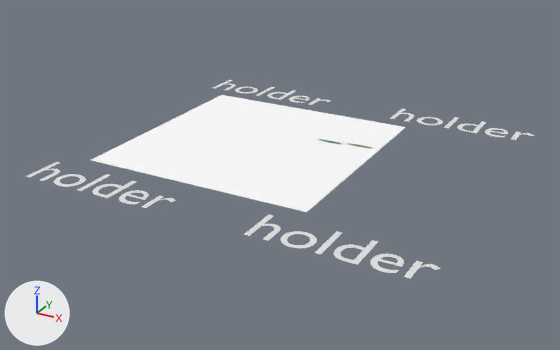
Renders of the Blender file cgs-oop/oop-blender-demo.blend from each side of a commit.
The view is the same before and after, from a 50 mm camera at (6.44, -10.86, 4.91) aimed at (0.45, 0.03, -0.53). The lights are fixed; the arrows at lower left show +X, +Y and +Z.

Objects in the first picture: 'Text', 'Text.001', 'Text.002', 'Text.003', 'culture_1', 'kernel'.
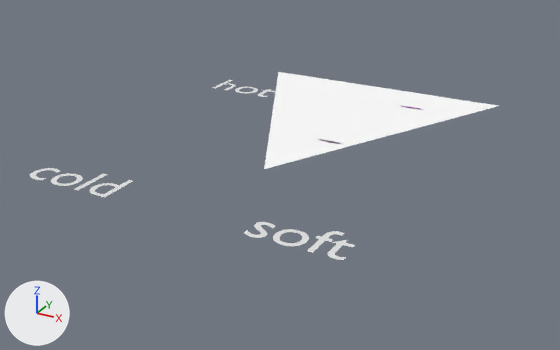
The newer file is also turned or shifted as a whole; pictures and numbers use the older file's frame.

Pixel boxes (x1, y1, x2, y2) of what changed, in the pictures (560 x 350 px):
'kernel', reshaped (25% narrower, 17% shorter): before (91, 95, 405, 212); after (264, 72, 498, 169)
'Text.002', text changed: before (244, 215, 440, 279); after (244, 222, 355, 260)
'Text.001', text changed: before (26, 162, 176, 208); after (30, 168, 133, 197)
'Text.003', deleted: before (390, 108, 534, 140)
'Text', text changed: before (213, 80, 330, 105); after (213, 80, 276, 97)
'culture_1', moved: before (348, 143, 373, 149); after (402, 106, 423, 110)

Diff of the bpy script that builds the scene:
```diff
--- a/cgs-oop/oop-blender-demo.blend.py
+++ b/cgs-oop/oop-blender-demo.blend.py
@@ me_kernelmesh @@
 me_kernelmesh.from_pydata(...)  # 4 vertices, 1 face; spans x -2.0..2.0, y -2.0..2.0, z 0.0
 # used by ob_kernel; location = (0.0, 0.0, 0.0)
 # verts and faces of me_kernelmesh; kept vertices keep their numbers, new ones are numbered from 4
 # before: 0 (-2.0, -2.0, 0.0) at pixel (90, 160), 1 (2.0, -2.0, 0.0) at pixel (306, 212), 2 (-2.0, 2.0, 0.0) at pixel (221, 94), 3 (2.0, 2.0, 0.0) at pixel (405, 127)
+# me_kernelmesh part 1
+delete_vertices([*range(0, 4)])  # with the faces that use them
+verts[4] = (-1.8, 4.05, 0.0)  # pixel (278, 71)
+verts[5] = (3.2, 4.05, 0.0)  # pixel (499, 105)
+verts[6] = (0.7, -0.95, 0.0)  # pixel (264, 169)
+faces += [(4, 5, 6)]
 me_kernelmesh.materials.append(mat_kernel_color)
@@ txt_text_012 @@
 txt_text_012 = bpy.data.curves.new('Text.012', 'FONT')
-txt_text_012.body = 'holder'
+txt_text_012.body = 'hot'
@@ txt_text_013 @@
 txt_text_013 = bpy.data.curves.new('Text.013', 'FONT')
-txt_text_013.body = 'holder'
+txt_text_013.body = 'cold'
@@ txt_text_014 @@
 txt_text_014 = bpy.data.curves.new('Text.014', 'FONT')
-txt_text_014.body = 'holder'
+txt_text_014.body = 'soft'
@@ ob_text_003 @@
-ob_text_003 = bpy.data.objects.new('Text.003', txt_text_015)
-ob_text_003.location = (1.5, 2.3, 0.0)
@@ ob_culture_1 @@
 ob_culture_1 = bpy.data.objects.new('culture_1', me_culture_1mesh)
-ob_culture_1.location = (1.64, 0.73, 0.0)
+ob_culture_1.location = (1.71, 3.1, 0.0)
 ob_culture_1.scale = (1.2, 0.2, 0.0)
```
